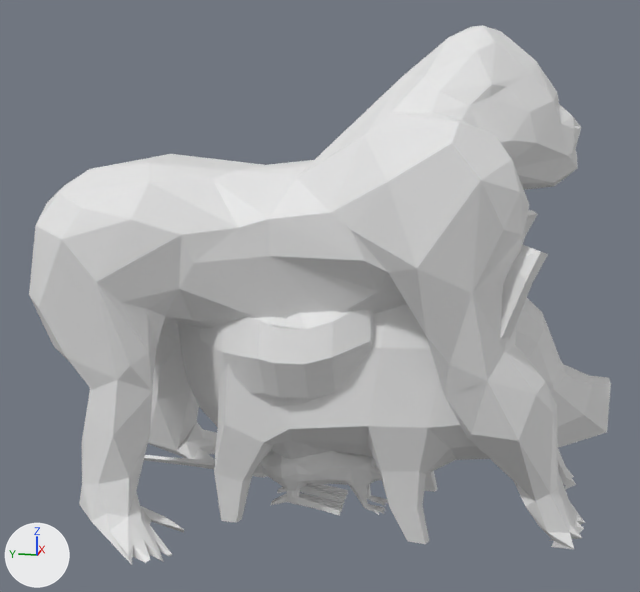
The OBJ model final_project4/Assets/Mesh/Gorilla/Walk/Gorilla_000015.obj, before and after one commit.
Camera for both pictures: a 50 mm lens placed at (-3.81, -0.69, 1.96), pointed at (-0.04, 0.07, 1.02). Arrows for +X, +Y and +Z are at lower left; the lights stay in place. Where no turn or scale is listed for an object, it has been applied to the vertices.

In view in the first picture: '10664_Gorilla_v2', 'Chicken', 'grp1_Mesh', 'pig'.
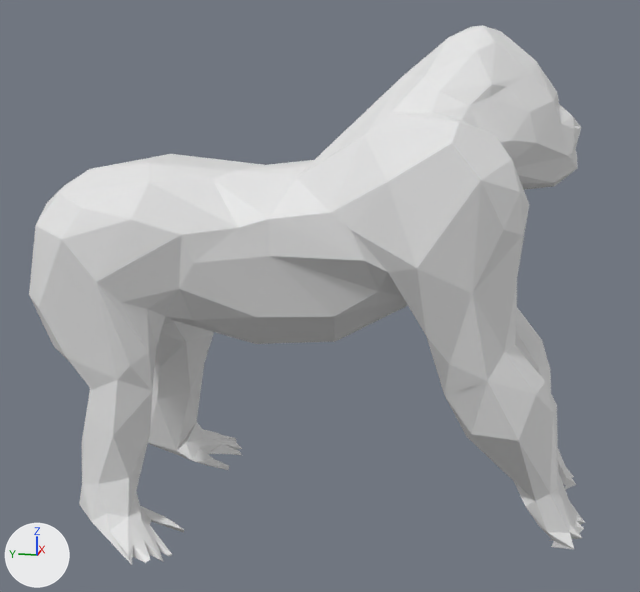
Changed parts and their boxes [x1, y1, x2, y2] in the pictures (640 x 592 px):
'pig', deleted
    before: [214, 210, 611, 544]
'Chicken', deleted
    before: [176, 162, 375, 516]
'grp1_Mesh', deleted
    before: [144, 450, 388, 515]

The change, as a list of edits to the scene's bpy script:
```text
Remove ob_chicken:
    ob_chicken = bpy.data.objects.new('Chicken', me_chicken)
    ob_chicken.location = (0.0, 0.0, 0.0)
Remove ob_grp1_mesh:
    ob_grp1_mesh = bpy.data.objects.new('grp1_Mesh', me_grp1_mesh)
    ob_grp1_mesh.location = (0.0, 0.0, 0.0)
Remove ob_pig:
    ob_pig = bpy.data.objects.new('pig', me_pig)
    ob_pig.location = (0.0, 0.0, 0.0)
```
